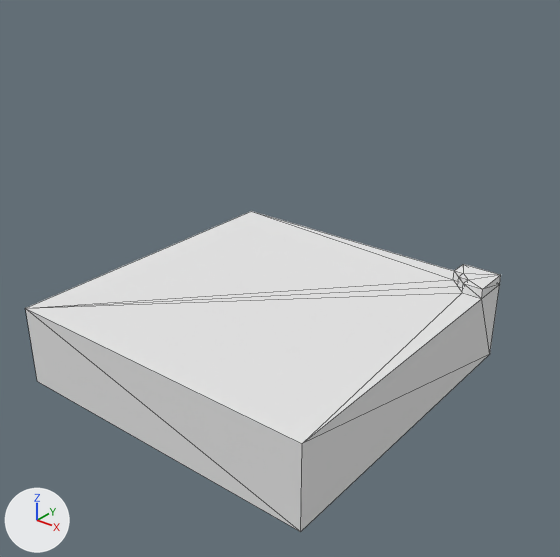
Renders of the OBJ model app/client/Contrib.Gate/Assets/Voxel/Dungeon/002/Export/012.obj from each side of a commit.
Camera for both pictures: a 50 mm lens placed at (41.9, -50.8, 41.7), pointed at (2.3, -1.3, 11.0). The lights are fixed; the arrows at lower left show +X, +Y and +Z. Mesh edges are drawn as thin lines. Where no turn or scale is listed for an object, it has been applied to the vertices. Vertices at the same position are counted once.

The first picture shows '012'.
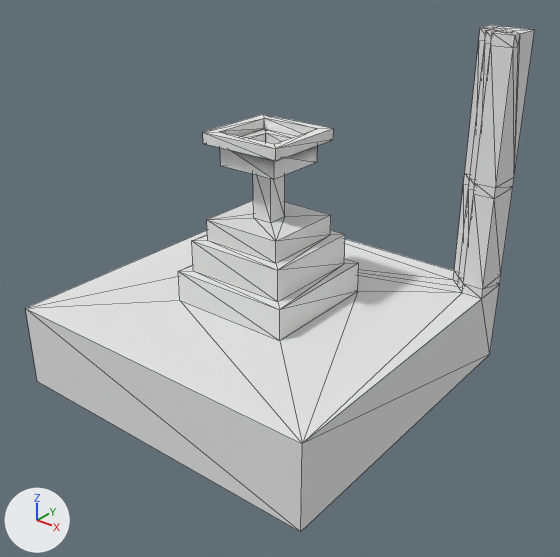
Where the change shows, as pixel boxes [x1, y1, x2, y2] in the pictures (560 x 557 px):
```json
{"object": "012", "change": "reshaped", "before": [26, 211, 501, 532], "after": [26, 25, 535, 532], "on screen": "7% wider, 58% taller"}
{"part": 1, "of": "me_012", "change": "built on", "before": [26, 211, 500, 444], "after": [26, 25, 535, 444]}
```

Edits to the scene script, one JSON object a line:
```json
{"block": "me_012", "where": "# used by ob_012; location = (0.0, 0.0, 0.0)"}
{"op": "remove", "block": "me_012", "code": "me_012.from_pydata(...)  # 23 vertices, 42 faces; spans x -16.0..16.0, y -16.0..16.0, z 0.0..9.0"}
{"op": "add", "block": "me_012", "code": "me_012.from_pydata(...)  # 123 vertices, 250 faces; spans x -16.0..16.0, y -16.0..16.0, z 0.0..32.0"}
{"block": "me_012", "change": "me_012 part 1"}
{"block": "me_012", "change": "10 faces are deleted"}
{"block": "me_012", "change": "45 vertices are added at x -6.0..16.0, y -6.0..16.0, z 8.0..32.0"}
{"block": "me_012", "change": "8 new vertices lie (0.0, 0.0, 9.0) away from vertices in x 12.0..16.0, y 12.0..16.0, z 9.0"}
{"block": "me_012", "change": "8 new vertices lie (0.0, 0.0, 1.0) away from vertices in x 12.0..16.0, y 12.0..16.0, z 18.0"}
{"block": "me_012", "change": "7 new vertices lie (0.0, 0.0, 12.0) away from vertices in x 12.0..16.0, y 12.0..16.0, z 19.0"}
{"block": "me_012", "change": "7 new vertices lie (0.0, 0.0, 1.0) away from vertices in x 12.0..16.0, y 12.0..16.0, z 31.0"}
{"block": "me_012", "change": "5 new vertices lie (0.0, 1.0, 0.0) away from vertices in x 13.0..16.0, y 12.0..14.0, z 31.0..32.0"}
{"block": "me_012", "change": "12 new vertices lie (0.0, 0.0, 1.0) away from vertices in x -4.0..4.0, y -4.0..4.0, z 22.0..23.0"}
{"block": "me_012", "change": "8 new vertices lie (0.0, 0.0, 3.0) away from vertices in x -6.0..6.0, y -6.0..6.0, z 8.0..11.0"}
{"block": "me_012", "change": "218 new faces join them"}
```
